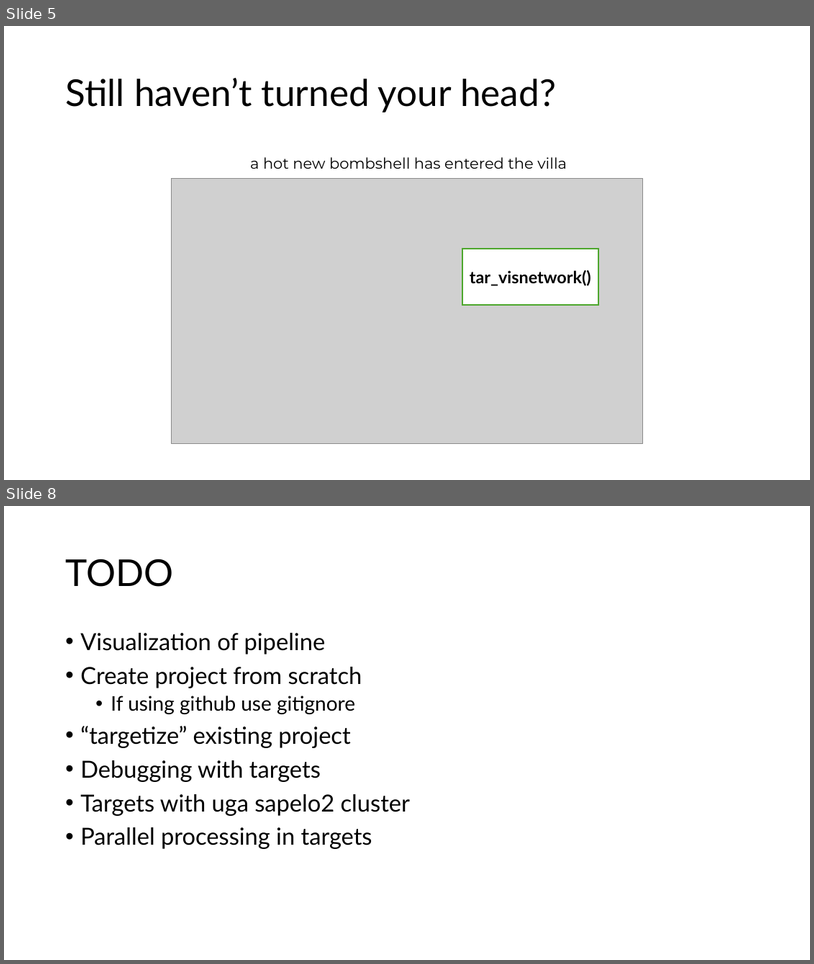
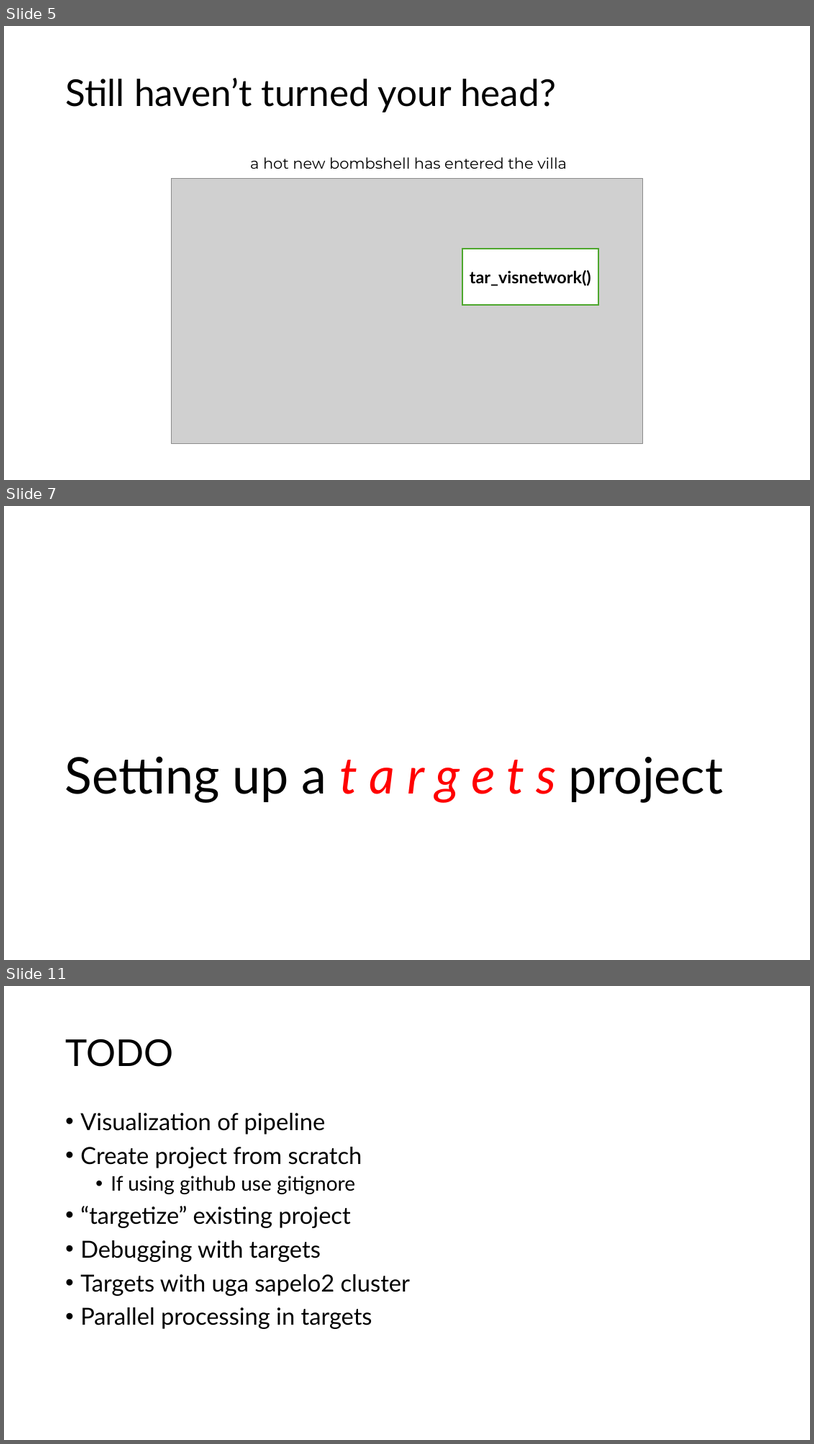
Before and after one commit to andreashandel/targets-tutorial, a slide deck: products/slides/idig-pres.pptx. Shown one above the other, each under a label of ours: slides 5 and 8 before the commit, slides 5, 7 and 11 after it; the slides between them are not shown. The pictures are 814x964 and 814x1444 pixels, drawn with LibreOffice and Linux fonts; fonts in the diff are those of the drawing; grey boxes stand for pictures. Boxes give left, top, right and bottom in pixels: in the first picture for what was removed or moved away, otherwise in the second. Text is boxed around its words. In the diff, an @@ line names an element or a change of style, - is before the commit and + after.

```diff
--- a/products/slides/idig-pres.pptx
+++ b/products/slides/idig-pres.pptx
@@ slide 7 added at (4, 506, 810, 960), background #FFFFFF @@
@@ title added at (65, 756, 723, 803), 60 pt, text #000000 @@
+Setting up a t a r g e t s project
@@ what was slide 8 is now slide 11 @@
```
Also in this commit, not shown: 1 slide changed, 3 other slides added, 1 slide removed, 2 other files.
